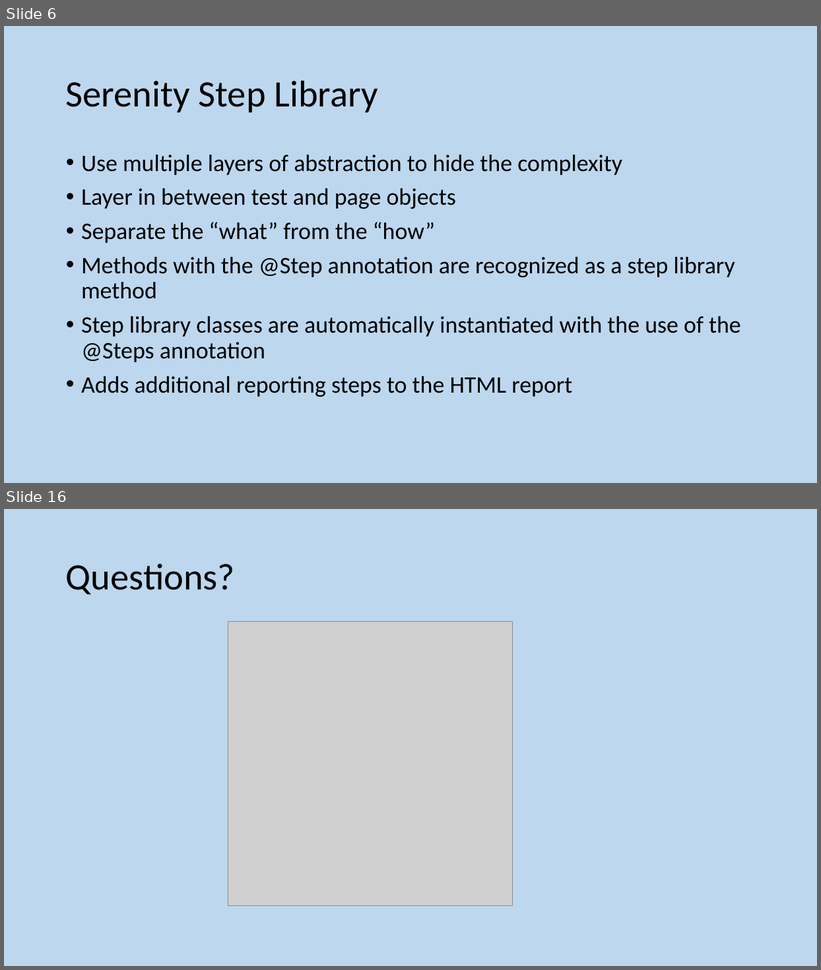
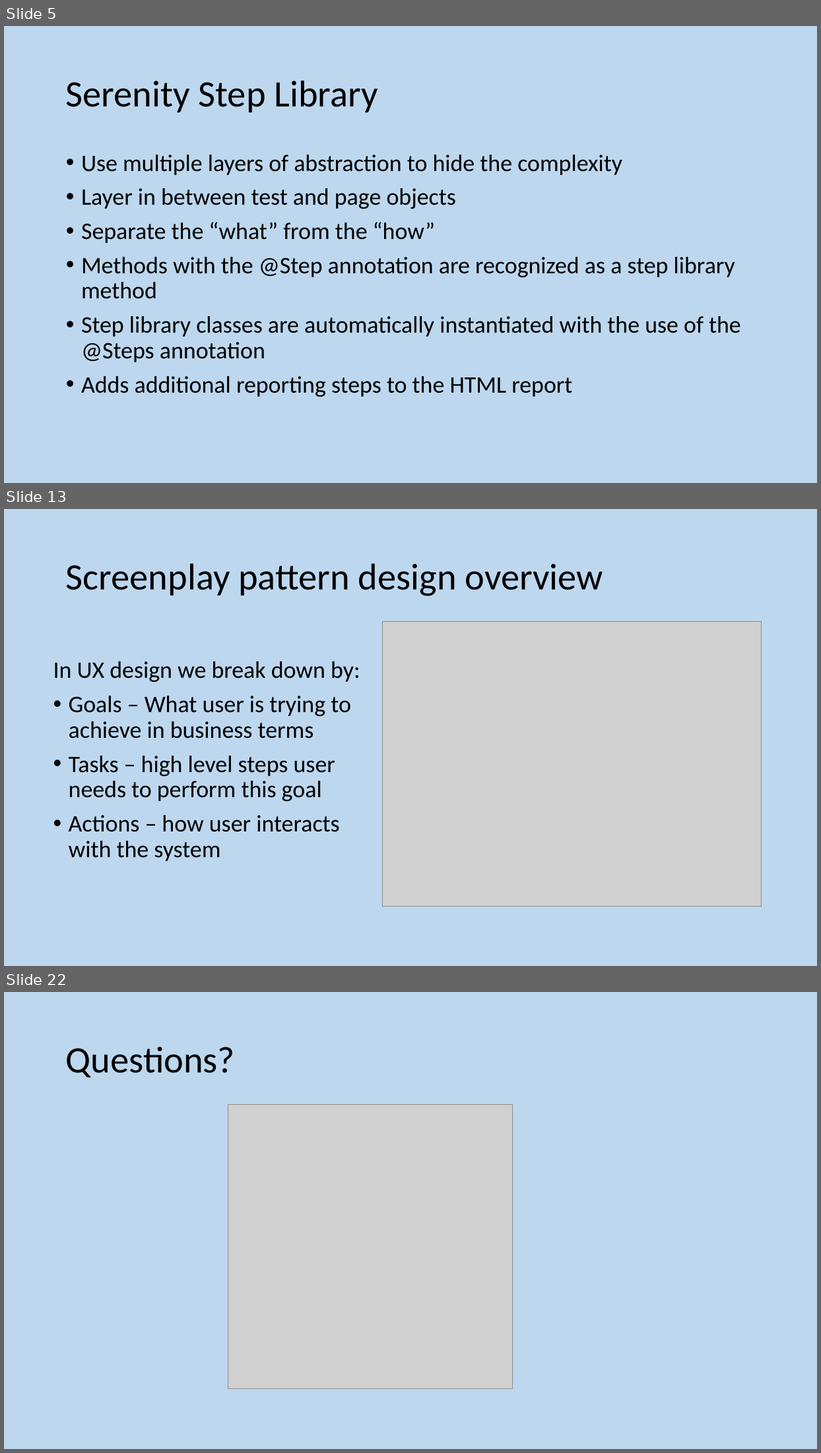
Before and after one commit to GeeChao/serenityjourneydemo, a slide deck: STAG - Screenplay demo.pptx. Shown one above the other, each under a label of ours: slides 6 and 16 before the commit, slides 5, 13 and 22 after it; the slides between them are not shown. The pictures are 821x970 and 821x1453 pixels, drawn with LibreOffice and Linux fonts; fonts in the diff are those of the drawing; grey boxes stand for pictures. Boxes give left, top, right and bottom in pixels: in the first picture for what was removed or moved away, otherwise in the second. Text is boxed around its words. In the diff, an @@ line names an element or a change of style, - is before the commit and + after.

```diff
--- a/STAG - Screenplay demo.pptx
+++ b/STAG - Screenplay demo.pptx
@@ slide 13 added at [4,509,817,966], background #BDD7EE @@
@@ title added at [66,563,603,596], 44 pt, text #000000 @@
+Screenplay pattern design overview
@@ picture added at [383,622,762,907] @@
@@ text added at [54,661,360,861], 28 pt, text #000000 @@
+In UX design we break down by:
+• Goals – What user is trying to achieve in business terms
+• Tasks – high level steps user needs to perform this goal
+• Actions – how user interacts with the system
@@ what was slide 6 is now slide 5 @@
@@ what was slide 16 is now slide 22 @@
```
Also in this commit, not shown: 3 slides changed, 15 other slides added, 10 slides removed.
